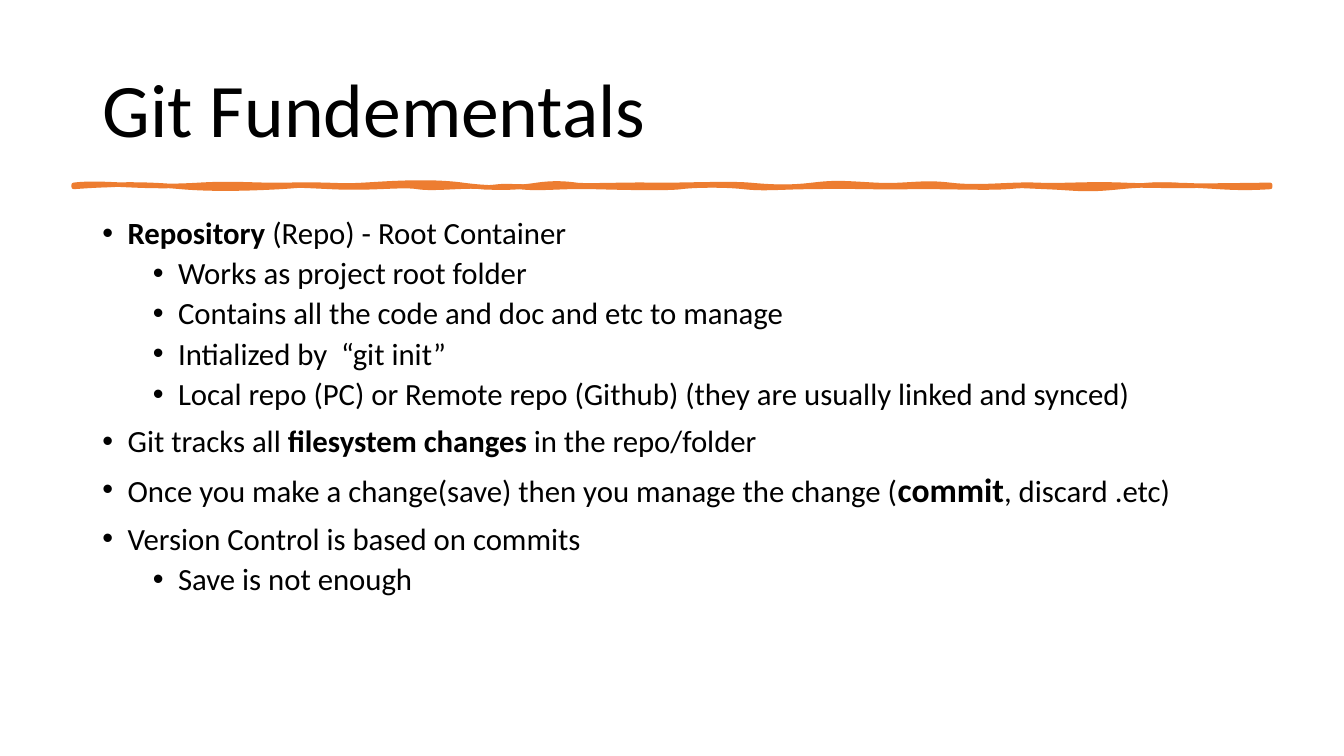
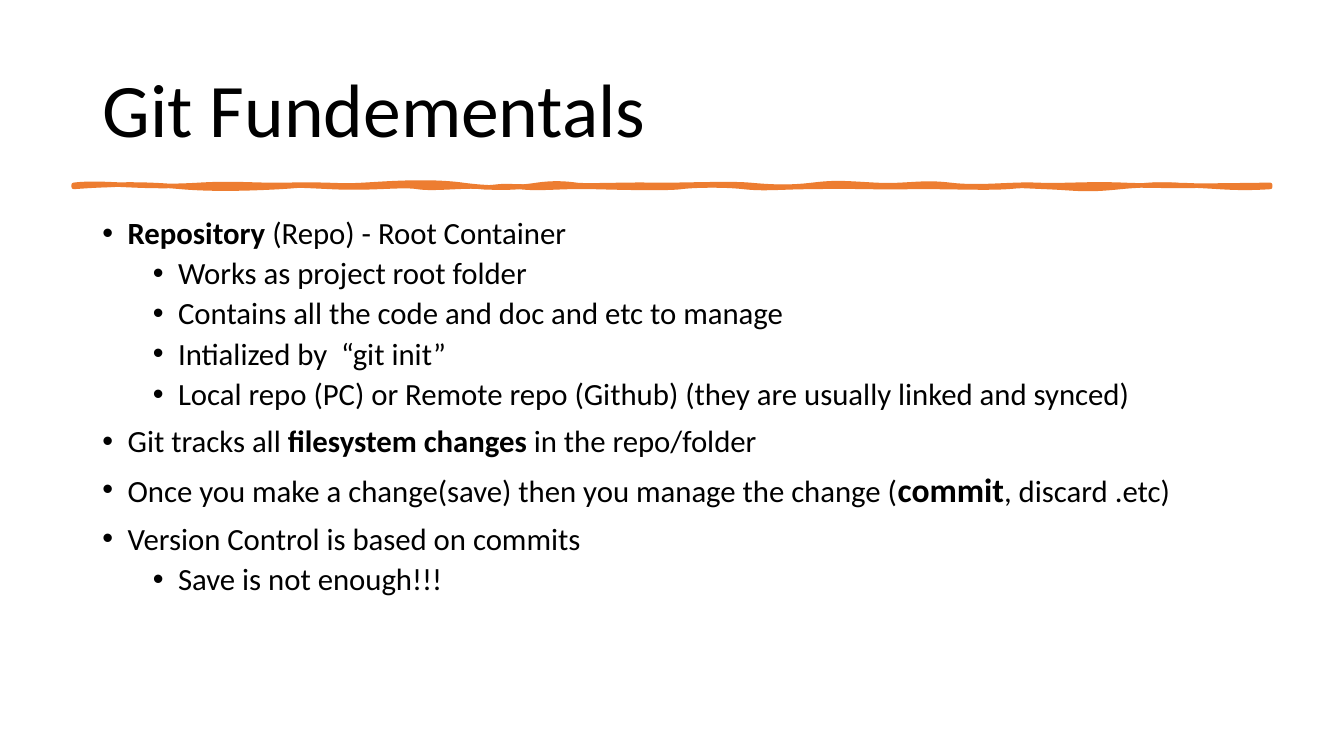
Before and after one commit to LearnWithCSA/GitWorkshop, a slide deck: slide 8 of SlideDeck/Git for Infra.pptx. Drawn at 1344x756 pixels with LibreOffice and Linux fonts; fonts in the diff are those of the drawing. Boxes give left, top, right and bottom in pixels: in the first picture for what was removed or moved away, otherwise in the second. Text is boxed around its words. In the diff, an @@ line names an element or a change of style, - is before the commit and + after.

```diff
--- a/SlideDeck/Git for Infra.pptx
+++ b/SlideDeck/Git for Infra.pptx
@@ text at (x1=178, y1=568, x2=442, y2=596): text changed @@
-  • Save is not enough
+  • Save is not enough!!!
```
Also in this commit, not shown: 3 other slides changed, 11 slides added, 1 slide removed, 2 other files.
